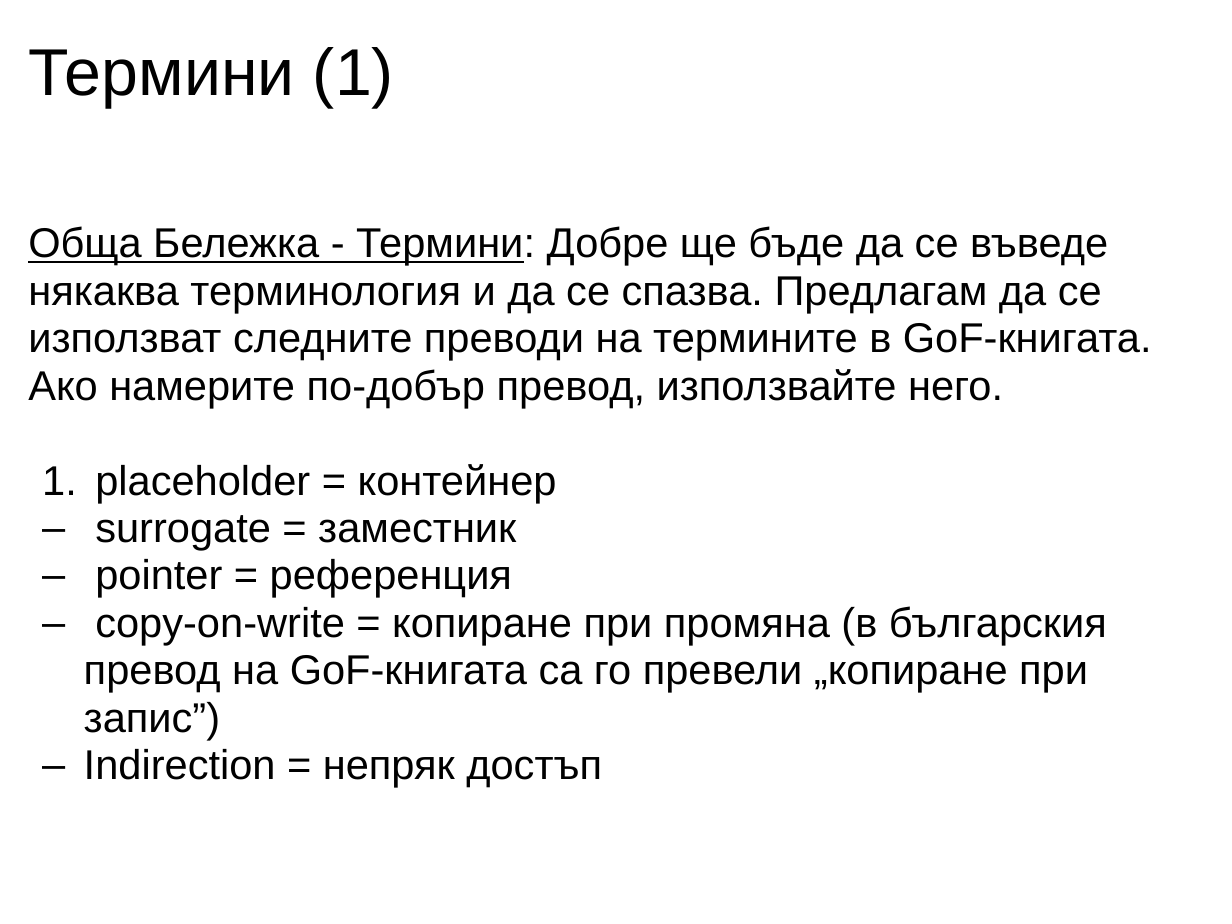
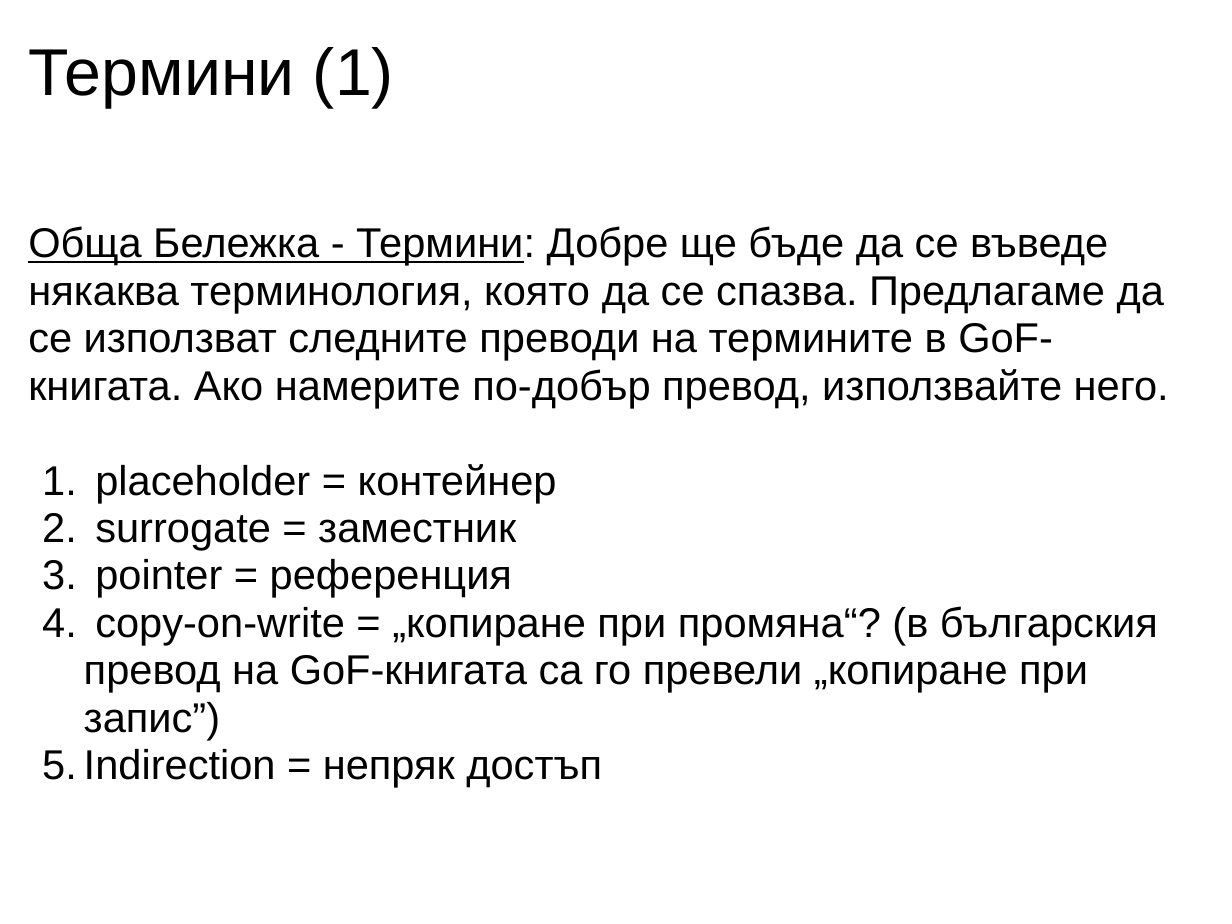
Before and after one commit to uamartins/design-patterns-book, a slide deck: slide 2 of resources/Chapter-17-Proxy/Chapter-17-Proxy.ppt. Drawn at 1232x924 pixels with LibreOffice and Linux fonts; fonts in the diff are those of the drawing. Boxes give left, top, right and bottom in pixels: in the first picture for what was removed or moved away, otherwise in the second. Text is boxed around its words. In the diff, an @@ line names an element or a change of style, - is before the commit and + after.

```diff
--- a/resources/Chapter-17-Proxy/Chapter-17-Proxy.ppt
+++ b/resources/Chapter-17-Proxy/Chapter-17-Proxy.ppt
@@ text at [28,226,1169,408]: text changed @@
-Обща Бележка - Термини: Добре ще бъде да се въведе някаква терминология и да се спазва. Предлагам да се използват следните преводи на термините в GoF-книгата. Ако намерите по-добър превод, използвайте него.
+Обща Бележка - Термини: Добре ще бъде да се въведе някаква терминология, която да се спазва. Предлагаме да се използват следните преводи на термините в GoF-книгата. Ако намерите по-добър превод, използвайте него.
@@ text at [84,515,602,787]: bullet – to 1. @@
@@ text at [84,606,1158,740]: text changed @@
-  – copy-on-write = копиране при промяна (в българския превод на GoF-книгата са го превели „копиране при запис”)
+  4. copy-on-write = „копиране при промяна“? (в българския превод на GoF-книгата са го превели „копиране при запис”)
```
Also in this commit, not shown: 2 other slides changed, 1 other file.
